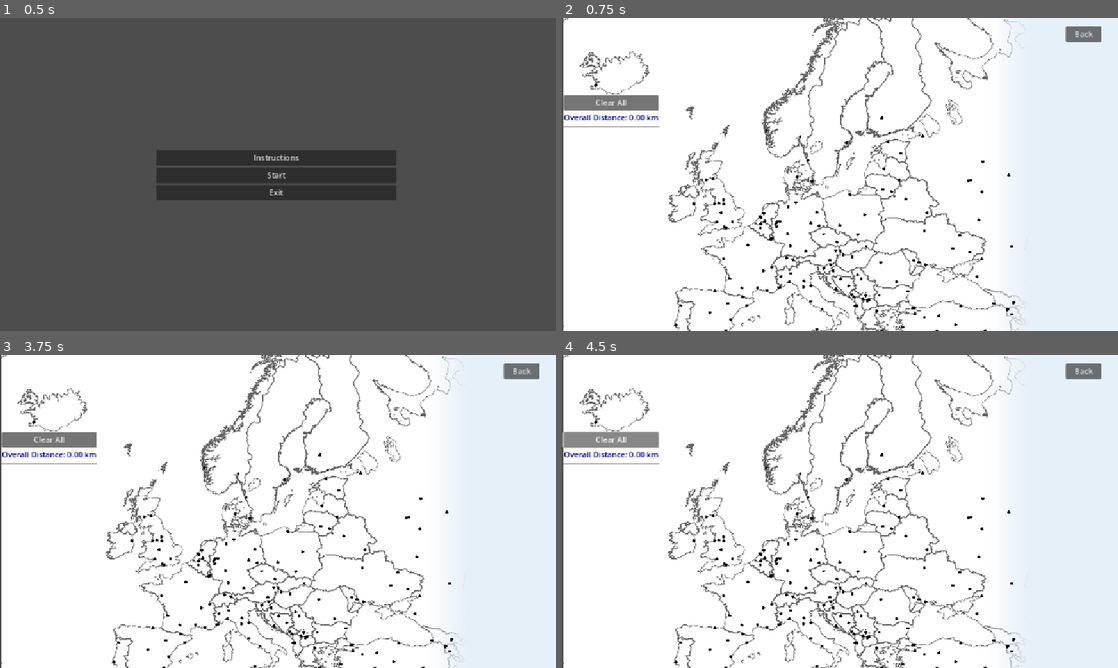
Above: before the commit, frames 1-4 (two rows, left to right).
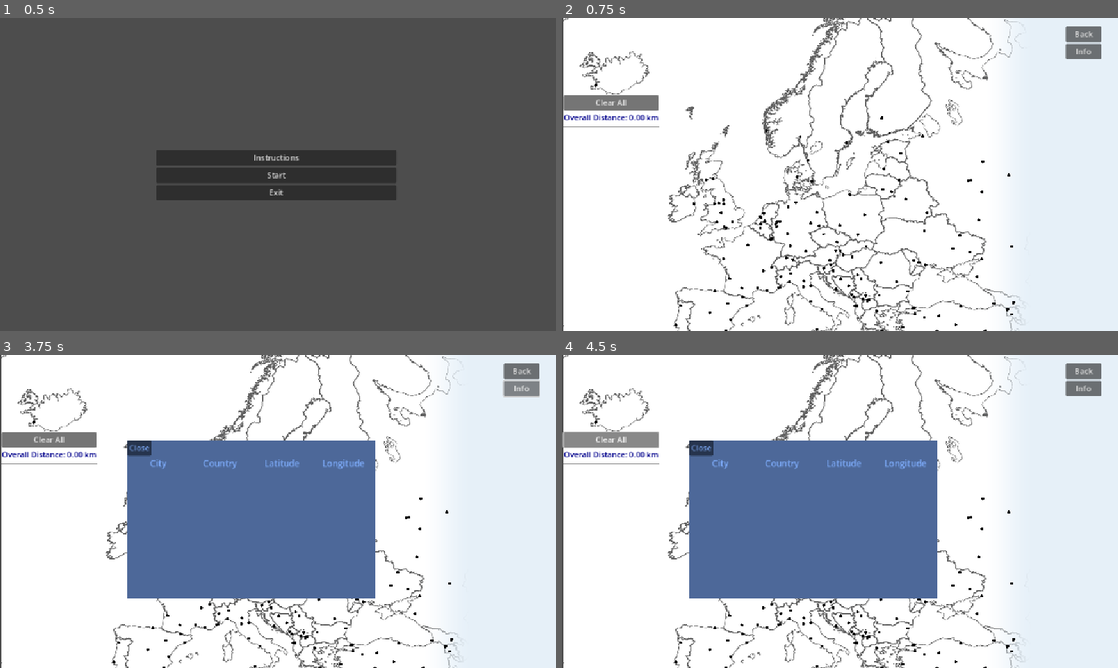
Above: after the commit, the same moments.

Repository: CanadianBoson/family-vacation
Game: Godot game, scene res://main_menu.tscn
Two runs of this game, one before a commit and one after it. Both use one fixed random seed, a clock stepped at 60 frames per second and the inputs below.
Inputs (mouse positions are in pixels of both pictures, inside the frame that each line leads up to):
- Up to frame 1 (0.5 s): no input
- Up to frame 2 (0.75 s): click "Start" at 0.5 s
- Up to frame 3 (3.75 s): click "Clear All" at 1.25 s; click "Back" at 2 s; click "Start" at 2.75 s; click (522, 389) at 3.5 s, where only the run after the commit has a clickable "Info"
- Up to frame 4 (4.5 s): click "Clear All" at 4.25 s

Frame 1 is identical in both runs. In frame 2, 0.3% of the frame differs, in the area x 90-97%, y 8-14%; in frame 3, 23%, in the area x 22-98%, y 8-78%; in frame 4, 23%.

Commit message:
feat: add popup ledger

Diff:
--- a/game_scene.gd
+++ b/game_scene.gd
@@ -1,7 +1,5 @@
 # GameScene.gd
-# This script handles the main game screen, which displays a map
-# and allows the user to drop pins on it at specific, pre-determined locations.
-# Attach this script to the root Node2D of your game scene.
+# ... (all your existing code at the top remains the same) ...
 
 extends Node2D
 
@@ -11,11 +9,16 @@
 # This node will hold all the pins that are dropped on the map.
 @onready var pins_container = $PinsContainer
 # This node will be used to display the city name on hover.
-@onready var hover_label = $HoverLabel # Assuming you have a Label node named HoverLabel
+@onready var hover_label = $HoverLabel
 
-# References to our new manager scripts
-@onready var pin_manager = $PinManager # Assuming PinManager is a child of GameScene
-@onready var ledger_manager = $LedgerPanel/LedgerManager # Assuming LedgerManager is a child of LedgerPanel
+# References to our manager scripts
+@onready var pin_manager = $PinManager
+@onready var ledger_manager = $LedgerPanel/LedgerManager
+
+# --- New Node References ---
+@onready var info_popup = $InfoPopup
+@onready var animation_player = $AnimationPlayer
+# -------------------------
 
 # This defines how close (in pixels) the user must click to a valid spot.
 const CLICK_RADIUS = 3.0
@@ -25,7 +28,8 @@
 
 # The _ready function is called once when the node enters the scene tree.
 func _ready():
-	_print_tree_with_types(self)
+	# print the scene tree for Gemini
+	# _print_tree_with_types(self)
 	# Initialize PinManager with the pins_container reference
 	pin_manager.initialize(pins_container, pin_scene)
 
@@ -81,19 +85,6 @@
 		else:
 			hover_label.hide()
 
-# New function: Called when the "Clear All" button is pressed
-func _on_clear_all_button_pressed():
-	print("Clear All button pressed!")
-	pin_manager.clear_all_pins() # Clear pins and data in PinManager
-	ledger_manager.update_ledger_display(pin_manager.dropped_pin_data) # Update ledger
-	queue_redraw() # Redraw the map to remove lines and reset circle colors
-
-# This function is called when the 'Back' button is pressed.
-func _on_back_button_pressed():
-	var result = get_tree().change_scene_to_file("res://main_menu.tscn")
-	if result != OK:
-		print("Error: Could not load the main menu scene.")
-
 # This function is called when the node needs to be drawn.
 func _draw():
 	# Draw circles for valid pin locations
@@ -111,3 +102,21 @@
 			var end_point = pin_manager.dropped_pin_data[i+1].position
 			# Draw a thin red line with a thickness of 2 pixels
 			draw_line(start_point, end_point, Color.RED, 2)
+
+# This function is called when the "Info" button is pressed.
+func _on_info_button_pressed():
+	# We pass all the valid location data from PinManager to the popup.
+	info_popup.show_popup(pin_manager.dropped_pin_data)
+
+# --- Existing Signal Handlers (Make sure they are still there) ---
+
+func _on_clear_all_button_pressed():
+	print("Clear All button pressed!")
+	pin_manager.clear_all_pins()
+	ledger_manager.update_ledger_display(pin_manager.dropped_pin_data)
+	queue_redraw()
+
+func _on_back_button_pressed():
+	var result = get_tree().change_scene_to_file("res://main_menu.tscn")
+	if result != OK:
+		print("Error: Could not load the main menu scene.")
--- a/game_scene.tscn
+++ b/game_scene.tscn
@@ -1,10 +1,11 @@
-[gd_scene load_steps=8 format=3 uid="uid://d1r2dwh600cam"]
+[gd_scene load_steps=14 format=3 uid="uid://d1r2dwh600cam"]
 
 [ext_resource type="Script" uid="uid://b423nh08n8n7s" path="res://game_scene.gd" id="1_po0ka"]
 [ext_resource type="Texture2D" uid="uid://ciy17e11hsa45" path="res://blank_map.png" id="2_po0ka"]
 [ext_resource type="Script" uid="uid://dbotvyc6557a4" path="res://ledger_manager.gd" id="3_mixcd"]
 [ext_resource type="Shader" uid="uid://dq8ika0127r0u" path="res://side_panel.gdshader" id="3_mj2jn"]
 [ext_resource type="Script" uid="uid://dpyelxgx1eew2" path="res://pin_manager.gd" id="4_mj2jn"]
+[ext_resource type="Script" uid="uid://bqyrkqgeqeen8" path="res://info_popup.gd" id="6_kdryc"]
 
 [sub_resource type="ShaderMaterial" id="ShaderMaterial_kdryc"]
 shader = ExtResource("3_mj2jn")
@@ -13,6 +14,96 @@
 shader_parameter/gradient_end = 0.441
 
 [sub_resource type="CanvasTexture" id="CanvasTexture_6e45b"]
+
+[sub_resource type="StyleBoxFlat" id="StyleBoxFlat_kdryc"]
+
+[sub_resource type="Animation" id="Animation_mj2jn"]
+resource_name = "popup_info"
+tracks/0/type = "value"
+tracks/0/imported = false
+tracks/0/enabled = true
+tracks/0/path = NodePath("InfoPopup:scale")
+tracks/0/interp = 1
+tracks/0/loop_wrap = true
+tracks/0/keys = {
+"times": PackedFloat32Array(0.8),
+"transitions": PackedFloat32Array(2),
+"update": 0,
+"values": [Vector2(1, 1)]
+}
+tracks/1/type = "value"
+tracks/1/imported = false
+tracks/1/enabled = true
+tracks/1/path = NodePath("InfoPopup:modulate")
+tracks/1/interp = 1
+tracks/1/loop_wrap = true
+tracks/1/keys = {
+"times": PackedFloat32Array(0.8),
+"transitions": PackedFloat32Array(-2),
+"update": 0,
+"values": [Color(0.50097, 0.683024, 1, 1)]
+}
+
+[sub_resource type="Animation" id="Animation_kdryc"]
+length = 0.001
+tracks/0/type = "value"
+tracks/0/imported = false
+tracks/0/enabled = true
+tracks/0/path = NodePath("InfoPopup:scale")
+tracks/0/interp = 1
+tracks/0/loop_wrap = true
+tracks/0/keys = {
+"times": PackedFloat32Array(0),
+"transitions": PackedFloat32Array(1),
+"update": 0,
+"values": [Vector2(1, 1)]
+}
+tracks/1/type = "value"
+tracks/1/imported = false
+tracks/1/enabled = true
+tracks/1/path = NodePath("InfoPopup:modulate")
+tracks/1/interp = 1
+tracks/1/loop_wrap = true
+tracks/1/keys = {
+"times": PackedFloat32Array(0),
+"transitions": PackedFloat32Array(1),
+"update": 0,
+"values": [Color(1, 1, 1, 1)]
+}
+
+[sub_resource type="Animation" id="Animation_6e45b"]
+resource_name = "popout_info"
+tracks/0/type = "value"
+tracks/0/imported = false
+tracks/0/enabled = true
+tracks/0/path = NodePath("InfoPopup:scale")
+tracks/0/interp = 1
+tracks/0/loop_wrap = true
+tracks/0/keys = {
+"times": PackedFloat32Array(0.8),
+"transitions": PackedFloat32Array(-0.5),
+"update": 0,
+"values": [Vector2(0, 0)]
+}
+tracks/1/type = "value"
+tracks/1/imported = false
+tracks/1/enabled = true
+tracks/1/path = NodePath("InfoPopup:modulate")
+tracks/1/interp = 1
+tracks/1/loop_wrap = true
+tracks/1/keys = {
+"times": PackedFloat32Array(0.8),
+"transitions": PackedFloat32Array(-0.5),
+"update": 0,
+"values": [Color(1, 1, 1, 1)]
+}
+
+[sub_resource type="AnimationLibrary" id="AnimationLibrary_6e45b"]
+_data = {
+&"RESET": SubResource("Animation_kdryc"),
+&"popout_info": SubResource("Animation_6e45b"),
+&"popup_info": SubResource("Animation_mj2jn")
+}
 
 [node name="GameScene" type="Node2D"]
 script = ExtResource("1_po0ka")
@@ -39,7 +130,6 @@
 [node name="SidePanel" type="TextureRect" parent="GameScene/CanvasLayer"]
 modulate = Color(0.960865, 0.937108, 0.968803, 1)
 material = SubResource("ShaderMaterial_kdryc")
-anchors_preset = -1
 offset_left = 839.0
 offset_top = -1.0
 offset_right = 1151.0
@@ -109,5 +199,45 @@
 layout_mode = 2
 text = "Back"
 
+[node name="InfoButton" type="Button" parent="MenuButtons/VBoxContainer"]
+layout_mode = 2
+text = "Info"
+
+[node name="InfoPopup" type="PanelContainer" parent="."]
+z_index = 1
+offset_left = 263.0
+offset_top = 176.0
+offset_right = 776.0
+offset_bottom = 503.0
+theme_override_styles/panel = SubResource("StyleBoxFlat_kdryc")
+script = ExtResource("6_kdryc")
+
+[node name="VBoxContainer" type="VBoxContainer" parent="InfoPopup"]
+layout_mode = 2
+
+[node name="HBoxContainer" type="HBoxContainer" parent="InfoPopup/VBoxContainer"]
+layout_mode = 2
+
+[node name="CloseButton" type="Button" parent="InfoPopup/VBoxContainer/HBoxContainer"]
+layout_mode = 2
+text = "Close"
+
+[node name="ScrollContainer" type="ScrollContainer" parent="InfoPopup/VBoxContainer"]
+layout_mode = 2
+size_flags_vertical = 3
+
+[node name="InfoGrid" type="GridContainer" parent="InfoPopup/VBoxContainer/ScrollContainer"]
+layout_mode = 2
+size_flags_horizontal = 3
+theme_override_constants/h_separation = -1
+columns = 4
+
+[node name="AnimationPlayer" type="AnimationPlayer" parent="."]
+libraries = {
+&"": SubResource("AnimationLibrary_6e45b")
+}
+
 [connection signal="pressed" from="LedgerPanel/LedgerHeaderVBox/ClearAllButton" to="." method="_on_clear_all_button_pressed"]
 [connection signal="pressed" from="MenuButtons/VBoxContainer/BackButton" to="." method="_on_back_button_pressed"]
+[connection signal="pressed" from="MenuButtons/VBoxContainer/InfoButton" to="." method="_on_info_button_pressed"]
+[connection signal="pressed" from="InfoPopup/VBoxContainer/HBoxContainer/CloseButton" to="." method="_on_close_button_pressed"]
--- /dev/null
+++ b/info_popup.gd
@@ -0,0 +1,70 @@
+# info_popup.gd
+# Manages the content and visibility of the city information popup.
+extends PanelContainer
+
+# Use node paths, which are reliable.
+@onready var info_grid: GridContainer = $"VBoxContainer/ScrollContainer/InfoGrid"
+@onready var close_button: Button = $"VBoxContainer/HBoxContainer/CloseButton"
+@onready var animation_player: AnimationPlayer = get_node("/root/GameScene/AnimationPlayer")
+
+func _ready():
+	# Start hidden and ready for animation.
+	hide()
+	modulate.a = 0.0
+	# Connect the close button's signal to our close function.
+	close_button.pressed.connect(_on_close_button_pressed)
+
+# This is the main function to call from the game scene.
+func show_popup(all_locations_data: Array):
+	_update_content(all_locations_data)
+	show()
+	animation_player.play("popup_info")
+
+# Fills the grid with data about all available cities.
+func _update_content(all_locations_data: Array):
+	# Clear any old data from the grid.
+	for child in info_grid.get_children():
+		child.queue_free()
+
+	# Add the table headers.
+	_add_header_label("City")
+	_add_header_label("Country")
+	_add_header_label("Latitude")
+	_add_header_label("Longitude")
+
+	# Add a row for each city from the loaded data.
+	for location in all_locations_data:
+		_add_cell_label(location.city)
+		_add_cell_label(location.get("country", "N/A"))
+		_add_cell_label("%.4f" % location.lat)
+		_add_cell_label("%.4f" % location.lng)
+		for i in range(4):
+			var separator = HSeparator.new()
+			info_grid.add_child(separator)
+
+# Helper function to create and add a styled header label.
+func _add_header_label(text: String):
+	var label = Label.new()
+	label.text = text
+	# Tell the label to expand to fill the cell's width.
+	label.size_flags_horizontal = Control.SIZE_EXPAND_FILL
+	label.add_theme_font_size_override("font_size", 18)
+	label.horizontal_alignment = HORIZONTAL_ALIGNMENT_CENTER
+	info_grid.add_child(label)
+
+# Helper function to create and add a standard data cell label.
+func _add_cell_label(text: String):
+	var label = Label.new()
+	label.text = text
+	# Tell the label to expand to fill the cell's width.
+	label.size_flags_horizontal = Control.SIZE_EXPAND_FILL
+	# Center the cell text for a cleaner look.
+	label.horizontal_alignment = HORIZONTAL_ALIGNMENT_CENTER
+	info_grid.add_child(label)
+
+# Plays the fade-out animation when the close button is pressed.
+func _on_close_button_pressed():
+	animation_player.play("popout_info")
+	# Wait for the animation to finish before hiding the node.
+	await animation_player.animation_finished
+	hide()
--- a/pin_manager.gd
+++ b/pin_manager.gd
@@ -48,7 +48,8 @@
 			"placed": false,
 			"city": city_name,
 			"lat": lat_val,
-			"lng": lng_val
+			"lng": lng_val,
+			"country": location.get("iso2", ""),
 		})
 
 	print("Successfully loaded %d pin locations." % valid_pin_locations.size())
Not shown, added: info_popup.gd.uid
